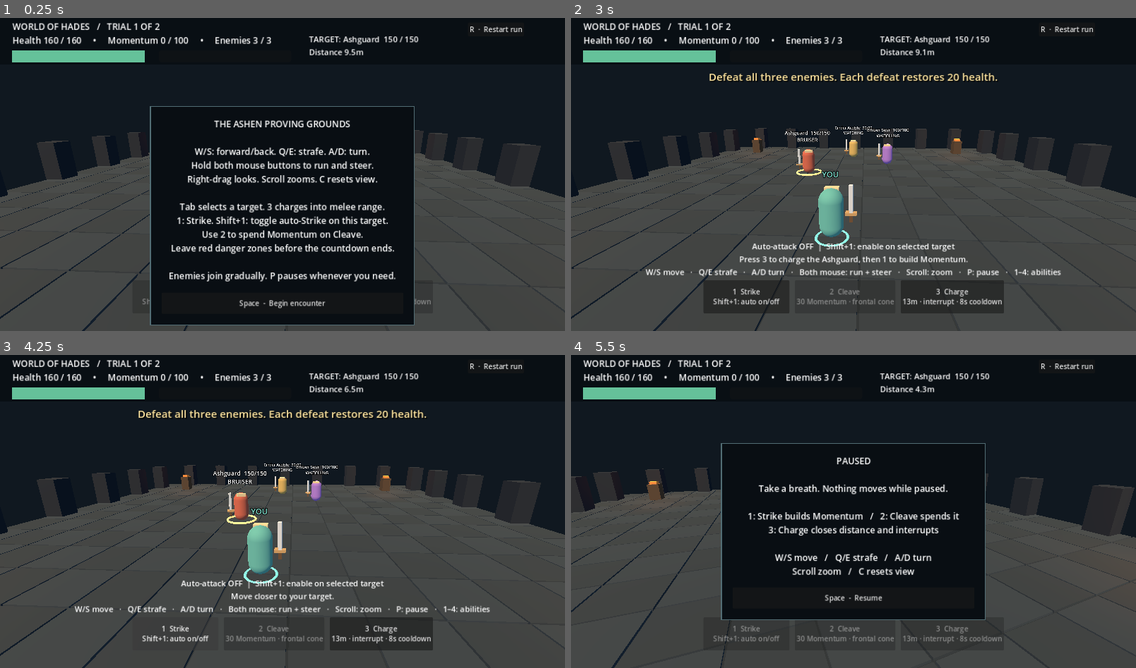
Above: before the commit, frames 1-4 (two rows, left to right).
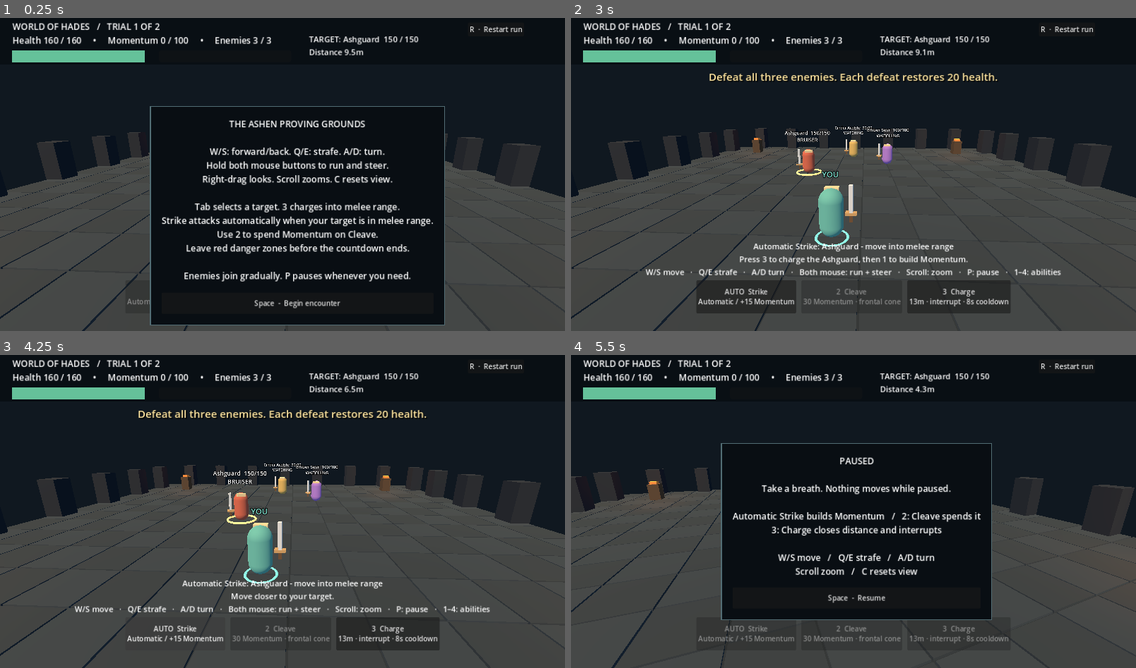
Above: after the commit, the same moments.

Repository: mistermoore/worldofhades
Game: Godot game, scene res://arena.tscn
Same seed, same stepped clock (60 frames per second), same inputs: the game is played once before the commit and once after it.
Inputs (mouse positions are in pixels of both pictures, inside the frame that each line leads up to):
- Up to frame 1 (0.25 s): no input
- Up to frame 2 (3 s): click "R · Restart run" at 0.5 s; click "R · Restart run" at 1.25 s; click "R · Restart run" at 2 s; click "Space - Begin encounter" at 2.75 s
- Up to frame 3 (4.25 s): click (175, 633) at 3.5 s, where only the run before the commit has a clickable "1 Strike Shift+1: auto on/off"
- Up to frame 4 (5.5 s): click (746, 633) at 4.25 s, where only the run after the commit has a clickable "AUTO Strike Automatic / +15 M…"; tap Enter at 5 s; move the mouse to (977, 492) at 5.02 s; hold D from 5.03 s (still down); tap 1 at 5.1 s; click (977, 492) at 5.17 s; tap Space at 5.27 s

The runs differ from the first frame. In frame 1, 8.8% of the frame differs, in the area x 22-79%, y 28-99%; in frame 2, 1.5%; in frame 3, 1.3%; in frame 4, 3.7%.

Commit message:
Make the free Strike attack automatic by default

Diff:
--- a/scripts/arena.gd
+++ b/scripts/arena.gd
@@ -404,9 +404,6 @@
 
 
 func _input(event):
-	if event is InputEventKey and event.pressed and not event.echo and event.shift_pressed and event.physical_keycode == KEY_1:
-		if not paused: sim.toggle_auto_attack()
-		get_viewport().set_input_as_handled()
 	# Pause must work even while a mouse press has a HUD control focused.
 	if event is InputEventKey and event.pressed and not event.echo and event.keycode in [KEY_SPACE,KEY_P,KEY_ESCAPE]:
 		toggle_pause()
@@ -436,8 +433,7 @@
 				get_viewport().set_input_as_handled()
 			KEY_1:
 				if not paused:
-					if event.shift_pressed: sim.toggle_auto_attack()
-					else: sim.use_ability("strike")
+					sim.use_ability("strike")
 			KEY_2: if not paused: sim.request_ability("cleave")
 			KEY_3: if not paused: sim.request_ability("charge")
 			KEY_4: if not paused and sim.reward != "": sim.request_ability(sim.reward)
@@ -551,17 +547,17 @@
 	intro.visible = paused and sim.outcome == ""
 	status.visible = not paused
 	warning.visible = not paused and sim.outcome == ""
-	intro_text.text = "THE ASHEN PROVING GROUNDS\n\nW/S: forwar …(137 unchanged characters)…  a target. 3 charges into melee range.\n1: Strike. Shift+1: toggle auto-Strike on this target.\nUse 2 to spend Momentum on Cleave.\nL …(104 unchanged characters)…
-	if started: intro_text.text = "PAUSED\n\nTake a breath. Nothing moves while paused.\n\n1: Strike builds Momentum   /   2: Cleave spends it\n3: Charge closes distance and interrupts\n\nW/S move   /   Q/E strafe   /   A/D turn\nScroll zoom   /   C resets view"
+	intro_text.text = "THE ASHEN PROVING GROUNDS\n\nW/S: forwar …(137 unchanged characters)…  a target. 3 charges into melee range.\nStrike attacks automatically when your target is in melee range.\nUse 2 to spend Momentum on Cleave.\nL …(104 unchanged characters)…
+	if started: intro_text.text = "PAUSED\n\nTake a breath. Nothing moves while paused.\n\nAutomatic Strike builds Momentum   /   2: Cleave spends it\n3: Charge closes distance and interrupts\n\nW/S move   /   Q/E strafe   /   A/D turn\nScroll zoom   /   C resets view"
 	if sim.reward != "" and not started: intro_text.text = "TRIAL 2 - REWARD UNLOCKED\n\n4: "+Combat.REWARDS[sim.reward].n …(183 unchanged characters)…
 	start_button.text = "Space  -  Resume" if started else "Space  -  Begin encounter"
 	hud.text = "WORLD OF HADES   /   TRIAL %d OF 2\nHealth %d / 160     •     Momentum %d / 100     •     Enemies %d / 3" % [sim.encounter,sim.health,sim.momentum,sim.alive().size()]
-	var auto_status = "Auto-attack OFF  |  Shift+1: enable on selected target"
+	var auto_status = "Strike: select a living target with Tab"
 	if sim.auto_target != -1:
-		auto_status = "Auto-attack ON: %s%s" % [target.name," - move into melee range" if sim.player.distance_to(target.pos)>2.8 else ""]
+		auto_status = "Automatic Strike: %s%s" % [target.name," - move into melee range" if sim.player.distance_to(target.pos)>2.8 else ""]
 	status.text = auto_status+"\n"+(sim.outcome+"  ·  Press R to try again" if sim.outcome != "" else sim.message)+"\nW/S move   ·   Q/E strafe   ·   A/D turn   ·   Both mouse: run + steer   ·   Scroll: zoom   ·   P: pause   ·   1–4: abilities"
 	var ids = ["strike","cleave","charge"]
-	var descriptions = ["Shift+1: auto on/off","30 Momentum · frontal cone","13m · interrupt · 8s cooldown"]
+	var descriptions = ["Automatic / +15 Momentum","30 Momentum · frontal cone","13m · interrupt · 8s cooldown"]
 	buttons[3].visible = sim.reward != ""
 	reward_bar.size.x = reward_bar.get_combined_minimum_size().x
 	reward_bar.position.x = (get_viewport().get_visible_rect().size.x-reward_bar.size.x)*0.5
@@ -570,5 +566,5 @@
 		descriptions.append("%d Momentum / %.0fs"%[Combat.ABILITIES[sim.reward].cost,Combat.ABILITIES[sim.reward].cooldown])
 	for i in range(ids.size()):
 		var cd: float = maxf(sim.gcd,sim.cooldowns[ids[i]])
-		buttons[i].text = "%d  %s%s\n%s" % [i+1,(Combat.REWARDS[ids[i]].name if ids[i] in Combat.REWARDS else ids[i].capitalize()),("  %.1fs"%cd) if cd>0 else "",descriptions[i]]
+		buttons[i].text = "%s  %s%s\n%s" % ["AUTO" if i == 0 else str(i+1),(Combat.REWARDS[ids[i]].name if ids[i] in Combat.REWARDS else ids[i].capitalize()),("  %.1fs"%cd) if cd>0 else "",descriptions[i]]
 		buttons[i].disabled = paused or (cd>0 and not (sim.auto_target != -1 and i>0 and sim.cooldowns[ids[i]]<=0)) or sim.outcome != "" or sim.momentum<Combat.ABILITIES[ids[i]].cost
--- a/scripts/combat.gd
+++ b/scripts/combat.gd
@@ -22,13 +22,14 @@
 var gcd := 0.0
 var cooldowns := {"strike": 0.0, "cleave": 0.0, "charge": 0.0, "mend":0.0,"lightning":0.0,"rend":0.0}
 var enemies: Array = []
-var auto_target := -1
+var auto_target := 0
 var auto_timer := 0.0
 var queued_ability := ""
 var target := 0:
 	set(value):
-		if value != target: stop_auto_attack()
+		if value != target: queued_ability = ""
 		target = value
+		auto_target = value if outcome == "" and value >= 0 and value < enemies.size() and enemies[value].hp > 0 else -1
 var message := "Press 3 to charge the Ashguard, then 1 to build Momentum."
 var elapsed := 0.0
 var outcome := ""
@@ -56,6 +57,7 @@
 	for ability in cooldowns: cooldowns[ability] = 0.0
 	elapsed = 0
 	outcome = ""
+	auto_target = target
 	events.clear()
 	message = "Reward unlocked: %s. Press 4 to use it." % REWARDS[id].name
 	return true
@@ -73,15 +75,6 @@
 func stop_auto_attack():
 	auto_target = -1
 	queued_ability = ""
-
-func toggle_auto_attack():
-	if auto_target != -1:
-		stop_auto_attack()
-		message = "Auto-attack off."
-	elif outcome == "" and enemies[target].hp > 0:
-		auto_target = target
-		auto_timer = 0.0
-		message = "Auto-attack on: %s. Shift+1 turns it off." % enemies[target].name
 
 func request_ability(id: String) -> bool:
 	# Reserve the next shared cooldown for a manual command before auto Strike.
--- a/tests/combat_test.gd
+++ b/tests/combat_test.gd
@@ -7,8 +7,12 @@
 	if not ok:
 		failures += 1
 		printerr("FAIL: "+description)
+func manual_sim():
+	var sim = Combat.new()
+	sim.auto_target = -1
+	return sim
 func _initialize():
-	var s = Combat.new()
+	var s = manual_sim()
 	check(not s.use_ability("strike"),"out of range rejects attack")
 	s.player = s.enemies[0].pos+Vector2(0,2)
 	check(s.use_ability("strike"),"strike connects")
@@ -19,13 +23,13 @@
 	s.use_ability("strike")
 	s.step(1.01,Vector2.ZERO)
 	check(s.use_ability("cleave") and s.momentum == 0,"cleave spends resource")
-	s = Combat.new()
+	s = manual_sim()
 	s.target = 1
 	s.enemies[1].cast = 1.2
 	s.player = Vector2(3,4)
 	check(s.use_ability("charge"),"charge reaches distant target")
 	check(s.enemies[1].cast == 0 and s.player.distance_to(s.enemies[1].pos)<2,"charge interrupts and repositions")
-	s = Combat.new()
+	s = manual_sim()
 	s.enemies[1].hp = 0
 	s.enemies[2].hp = 0
 	s.player = Vector2(0,0)
@@ -43,7 +47,7 @@
 	var hp = s.health
 	s.step(100,Vector2.ONE)
 	check(s.health == hp,"completed encounters stop simulation")
-	s = Combat.new()
+	s = manual_sim()
 	s.enemies[0].hp = 0
 	s.cycle_target()
 	check(s.target == 1,"tab skips dead enemies")
@@ -52,27 +56,26 @@
 	s.enemies[1].aim = s.player
 	s.step(0.2,Vector2.ZERO)
 	check(s.outcome == "YOU HAVE FALLEN","lethal damage ends run")
-	s = Combat.new()
+	s = manual_sim()
 	for i in range(80): s.step(0.1,Vector2.ZERO)
 	check(s.enemies[1].cast == 0 and s.enemies[1].timer == 3,"caster waits through staggered opening")
-	s = Combat.new()
+	s = manual_sim()
 	s.enemies[0].hp = 1
 	s.health = 100
 	s.player = s.enemies[0].pos+Vector2(0,2)
 	s.use_ability("strike")
 	check(s.health == 120,"defeating an enemy restores health")
-	s = Combat.new()
+	s = manual_sim()
 	s.enemies[1].cast = 2
 	s.enemies[1].aim = s.player
 	check(s.in_danger(s.enemies[1]),"warning detects ground blast danger")
 	s.player += Vector2(3,0)
 	check(not s.in_danger(s.enemies[1]),"leaving blast removes danger warning")
-	s = Combat.new()
+	s = manual_sim()
 	s.step(1,Vector2(0,-1))
 	check(s.player == Vector2(0,2),"forward moves five metres per second")
 	s = Combat.new()
 	s.player = s.enemies[0].pos+Vector2(0,2)
-	s.toggle_auto_attack()
 	s.step(0.01,Vector2.ZERO)
 	check(s.enemies[0].hp == 132 and s.momentum == 15,"auto Strike damages and builds Momentum")
 	s.step(0.4,Vector2.ZERO)
@@ -83,24 +86,26 @@
 	s.step(1.01,Vector2.ZERO)
 	check(s.enemies[0].hp == 76 and s.momentum == 0,"manual Cleave wins next cooldown over auto Strike")
 	s.cycle_target()
-	check(s.auto_target == -1 and s.queued_ability == "","changing target cancels auto and pending command")
+	check(s.auto_target == s.target and s.queued_ability == "","changing target keeps automatic attacks ready and clears pending command")
 	s = Combat.new()
-	s.toggle_auto_attack()
 	s.step(0.1,Vector2.ZERO)
 	check(s.momentum == 0 and s.auto_target == 0,"out-of-range auto waits without moving or spending")
 	s.player = s.enemies[0].pos+Vector2(0,2)
 	s.step(0.1,Vector2.ZERO)
 	check(s.momentum == 15,"auto resumes on entering range")
-	s.toggle_auto_attack()
+	s.player = Vector2(13,13)
 	s.step(1.1,Vector2.ZERO)
-	check(s.momentum == 15 and s.auto_target == -1,"Shift+1 toggle off stops attacks")
+	check(s.momentum == 15 and s.auto_target == 0,"moving out of range suspends automatic attacks")
 	s = Combat.new()
 	s.player = s.enemies[0].pos+Vector2(0,2)
 	s.enemies[0].hp = 1
-	s.toggle_auto_attack()
 	s.step(0.01,Vector2.ZERO)
 	check(s.auto_target == -1 and s.enemies[1].hp == 100,"target death ends auto without jumping enemies")
 	s.step(1.1,Vector2.ZERO)
-	check(s.enemies[1].hp == 100,"auto stays off after kill")
+	check(s.enemies[1].hp == 100,"auto waits after kill until a living target is selected")
+	s.cycle_target()
+	s.player = s.enemies[s.target].pos+Vector2(0,2)
+	s.step(0.01,Vector2.ZERO)
+	check(s.enemies[1].hp == 82,"selecting a new target automatically starts Strike")
 	print("Combat checks: %d passed, %d failed" % [checks-failures,failures])
 	quit(1 if failures else 0)
--- a/tests/rewards_test.gd
+++ b/tests/rewards_test.gd
@@ -45,6 +45,7 @@
 	s = Combat.new()
 	win(s)
 	s.choose_reward("rend")
+	s.auto_target = -1 # Isolate bleed damage from automatic basic attacks.
 	s.player = s.enemies[0].pos+Vector2(0,2)
 	hp = s.enemies[0].hp
 	check(s.use_ability("rend") and s.enemies[0].hp == hp-18,"rend applies initial physical damage")
Not shown, changed: README.md
Not shown, changed: docs/PROTOTYPE.md
Not shown, changed: tests/auto_attack.cjs
Not shown, changed: tests/browser_smoke.cjs
